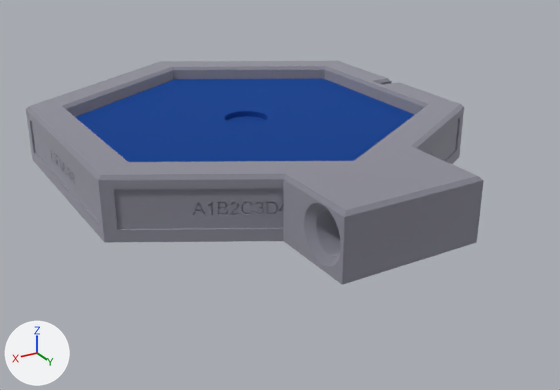
The glTF model public/models/assembly.gltf as it was, and as the next commit left it.
Camera for both pictures: a 50 mm camera at (0.0325, 0.0602, 0.0256) aimed at (-0.0003, 0.0056, -0.0017). Lighting does not change. The marker at lower left points along +X, +Y and +Z. The older version comes first. Where no turn or scale is listed for an object, it has been applied to the vertices. Vertices at exactly the same position are counted once.
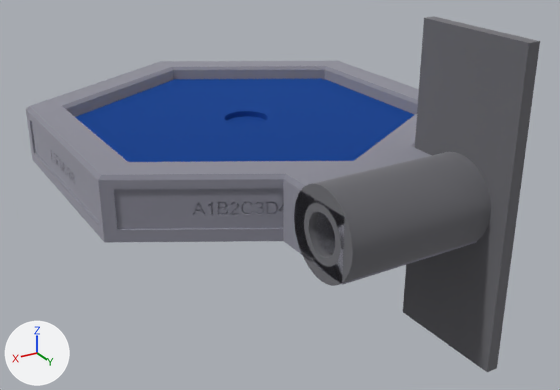
Patch to the scene script:
```diff
--- a/public/models/assembly.gltf.py
+++ b/public/models/assembly.gltf.py
@@ mat_mat_2 @@
+mat_mat_2 = principled_material('mat_2')
+mat_mat_2.base_color = (0.319, 0.319, 0.342)  # grey #99999e
+mat_mat_2.metallic = 1.0
+mat_mat_2.roughness = 1.0
@@ me_mesh_0 @@
 # used by ob_mesh_0; location = (0.0, 0.0, 0.0)
-me_mesh_0.from_pydata(...)  # 21653 vertices, 43302 faces; spans x -0.0173..0.0173, y -0.02..0.024, z 0.0..0.0052
+me_mesh_0.from_pydata(...)  # 26385 vertices, 52766 faces; spans x -0.0173..0.0173, y -0.02..0.024, z 0.0..0.0052
+# me_mesh_0 part 1: 12 vertices removed from x -0.0173..-0.015, y -0.0009..0.0009, z 0.0005..0.0052; 1937 vertices added at x -0.0173..-0.017, y -0.009..0.009, z 0.001..0.0042
+# other edits to the shape of me_mesh_0 do not show in these pictures
 me_mesh_0.materials.append(mat_mat_0)
@@ me_mesh_3 @@
+me_mesh_3.from_pydata(...)  # a box spanning x -0.007..-0.006, y 0.0165..0.0265, z -0.0099..0.0151
+me_mesh_3.materials.append(mat_mat_2)  # grey #99999e
@@ me_mesh_2 @@
+me_mesh_2.from_pydata(...)  # 504 vertices, 1008 faces; spans x -0.006..0.006, y 0.018..0.025, z -0.0009..0.0061
+me_mesh_2.materials.append(mat_mat_2)  # grey #99999e
@@ ob_mesh_3 @@
+ob_mesh_3 = bpy.data.objects.new('Mesh_3', me_mesh_3)
+ob_mesh_3.location = (0.0, 0.0, 0.0)
@@ ob_mesh_2 @@
+ob_mesh_2 = bpy.data.objects.new('Mesh_2', me_mesh_2)
+ob_mesh_2.location = (0.0, 0.0, 0.0)
```

Boxes (x1, y1, x2, y2) around the edits, measured in the pictures (560 x 390 px):
'Mesh_3', added
    after: (403, 17, 540, 372)
'Mesh_2', added
    after: (294, 152, 491, 286)
part 1 of me_mesh_0, built on
    before: (327, 61, 459, 104)
